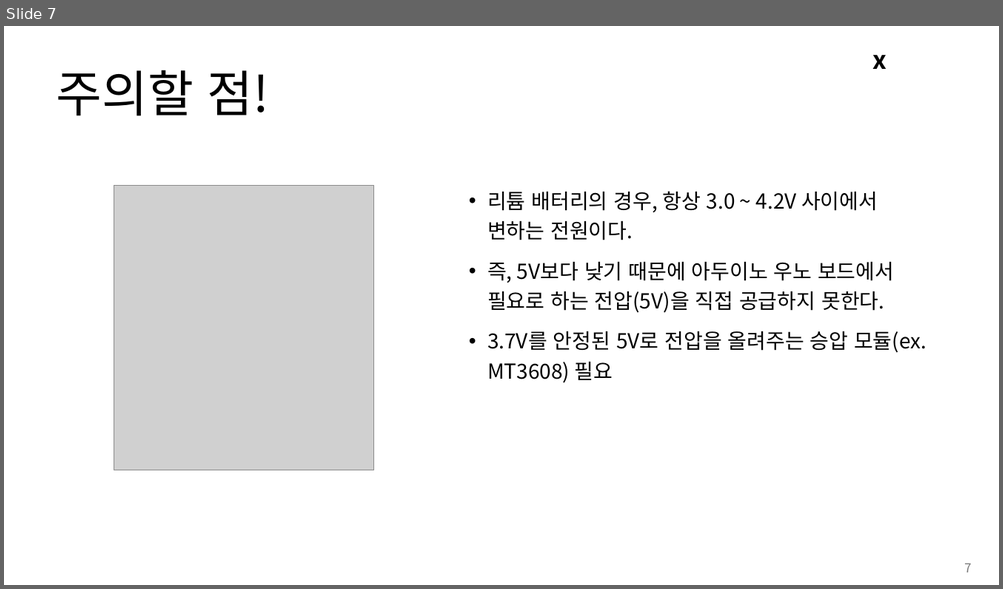
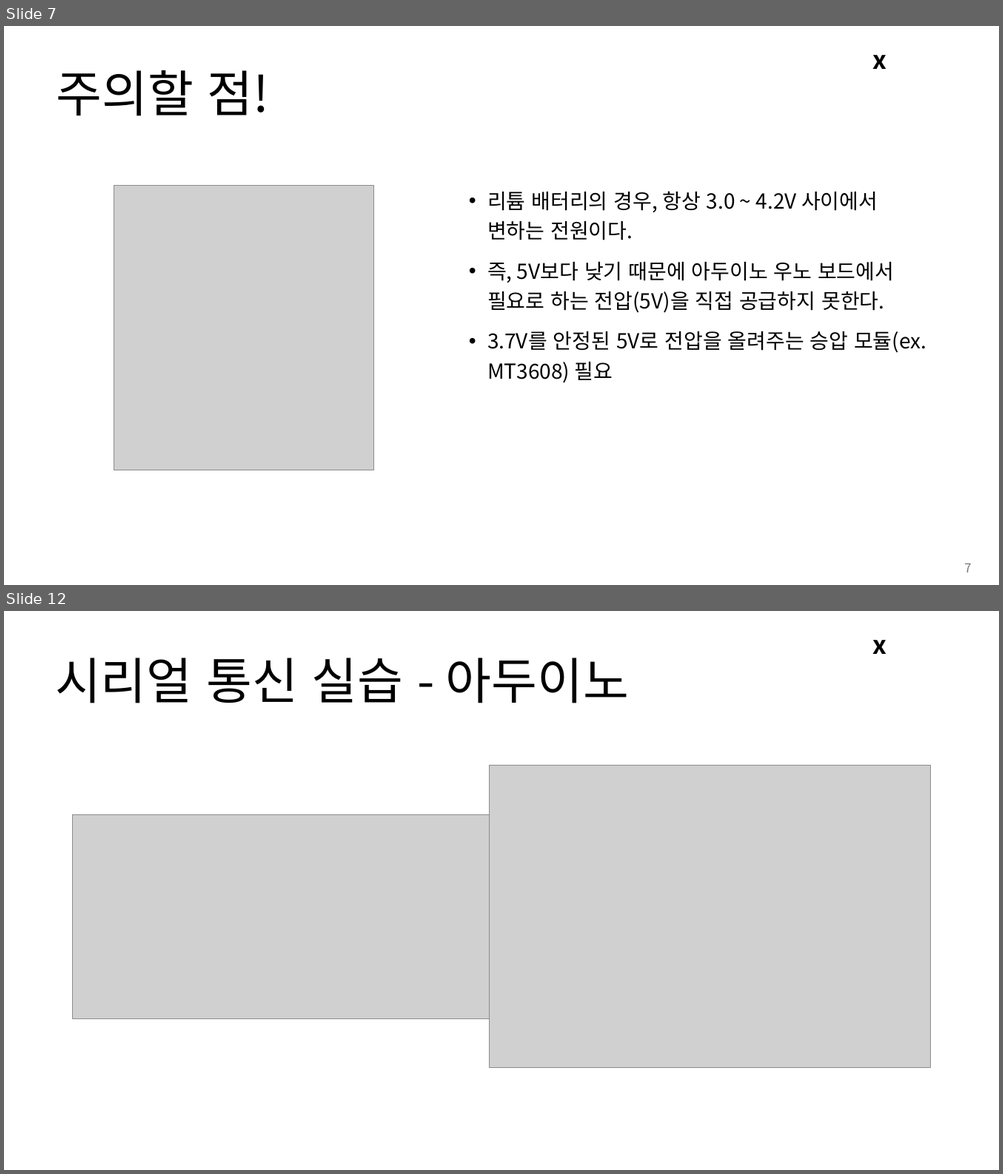
Before and after one commit to Leader-Lesson/KDT_RE_3rd, a slide deck: material/Arduino/05_태양광패널.pptx. Shown one above the other, each under a label of ours: slide 7 before the commit, slides 7 and 12 after it; the slides between them are not shown. The pictures are 1003x589 and 1003x1174 pixels, drawn with LibreOffice and Linux fonts; fonts in the diff are those of the drawing; grey boxes stand for pictures; background and template pictures are left out. Boxes give left, top, right and bottom in pixels: in the first picture for what was removed or moved away, otherwise in the second. Text is boxed around its words. In the diff, an @@ line names an element or a change of style, - is before the commit and + after.

```diff
--- a/material/Arduino/05_태양광패널.pptx
+++ b/material/Arduino/05_태양광패널.pptx
@@ slide 12 added at <box>4,611,999,1170</box>, background #FFFFFF; not listed: 1 template element that a slide beside it also shows @@
@@ title added at <box>55,658,629,703</box>, 48 pt, text #000000 @@
+시리얼 통신 실습 - 아두이노
@@ picture added at <box>489,766,930,1068</box> @@
@@ picture added at <box>73,815,514,1019</box> @@
```
Also in this commit, not shown: 2 slides changed, 47 other slides added, 5 slides removed, 10 other files.
